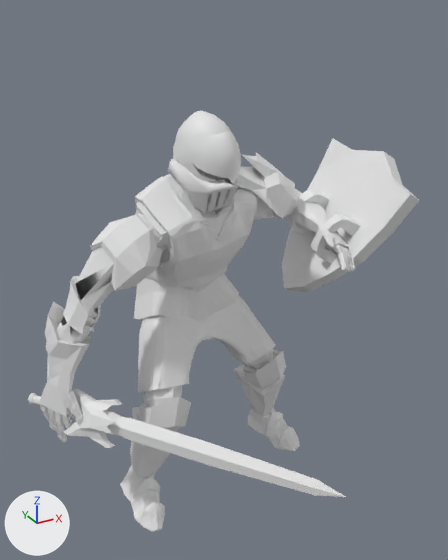
The OBJ model OpenGL_Framework/OpenGL_Framework/Assets/Models/KnightAnimations/HurtPoses/Hurt0.obj as it was, and as the next commit left it.
The view is the same before and after, from a 50 mm camera at (-2.97, -5.02, 4.74) aimed at (-0.31, -0.19, 2.33). The lights are fixed; the arrows at lower left show +X, +Y and +Z. Where no turn or scale is listed for an object, it has been applied to the vertices.

Objects in the first picture: 'Hurt0'.
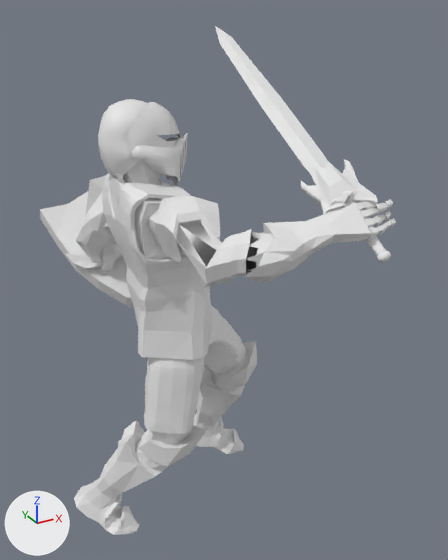
What changed in the scene script:
```text
Change me_hurt0:
    used by ob_hurt0; location = (0.0, 0.0, 0.0)
    remove me_hurt0.from_pydata(...)  # 4917 vertices, 9649 faces; spans x -2.23..1.42, y -2.17..0.53, z -0.04..3.97
    add me_hurt0.from_pydata(...)  # 4917 vertices, 9649 faces; spans x -1.97..0.34, y -1.97..1.83, z -0.06..4.59
    me_hurt0 part 1: the loose piece of 498 vertices spanning x -2.23..-0.31, y -2.17..0.11, z 1.16..1.62 is multiplied about its middle by the matrix ((0.011, 0.101, -0.995), (0.941, -0.338, -0.024), (-0.339, -0.936, -0.099)), then moved by (1.25, 0.34, 2.44)
    me_hurt0 part 2: the loose piece of 550 vertices spanning x 0.42..1.42, y -1.12..0.21, z 1.98..3.5 is multiplied about its middle by the matrix ((-0.058, -0.955, -0.291), (0.878, -0.188, 0.441), (-0.475, -0.23, 0.849)), then moved by (-1.71, 1.55, -0.36)
    me_hurt0 part 3: the loose piece of 106 vertices spanning x -0.84..-0.34, y -0.75..-0.21, z 3.42..3.83 is multiplied about its middle by the matrix ((0.272, -0.871, -0.409), (0.952, 0.181, 0.247), (-0.141, -0.457, 0.878)), then moved by (-0.38, 0.45, 0.14)
    me_hurt0 part 4: 3763 of 4917 vertices moved; they spanned x -2.17..0.93, y -1.03..0.53, z -0.04..3.97 and now span x -1.97..0.34, y -1.85..1.06, z -0.06..4.04; mean shift (-0.05, -0.05, 0.33); largest move (-2.04, -0.25, 1.1) -> (0.33, -1.67, 3.39)
```

Boxes [x1, y1, x2, y2] around the edits, measured in the pictures (448 x 560 px; the box of a moved part takes in the faces that stretch with it):
'Hurt0', reshaped (9% narrower, 21% taller): before [28, 110, 420, 532]; after [40, 26, 396, 535]
part 1 of me_hurt0, moved or reshaped: before [28, 389, 345, 497]; after [215, 26, 391, 262]
part 2 of me_hurt0, moved or reshaped: before [282, 138, 420, 293]; after [40, 191, 134, 308]
part 3 of me_hurt0, moved or reshaped: before [174, 130, 241, 185]; after [126, 102, 180, 150]
part 4 of me_hurt0, moved or reshaped: before [38, 110, 355, 532]; after [65, 99, 396, 535]
